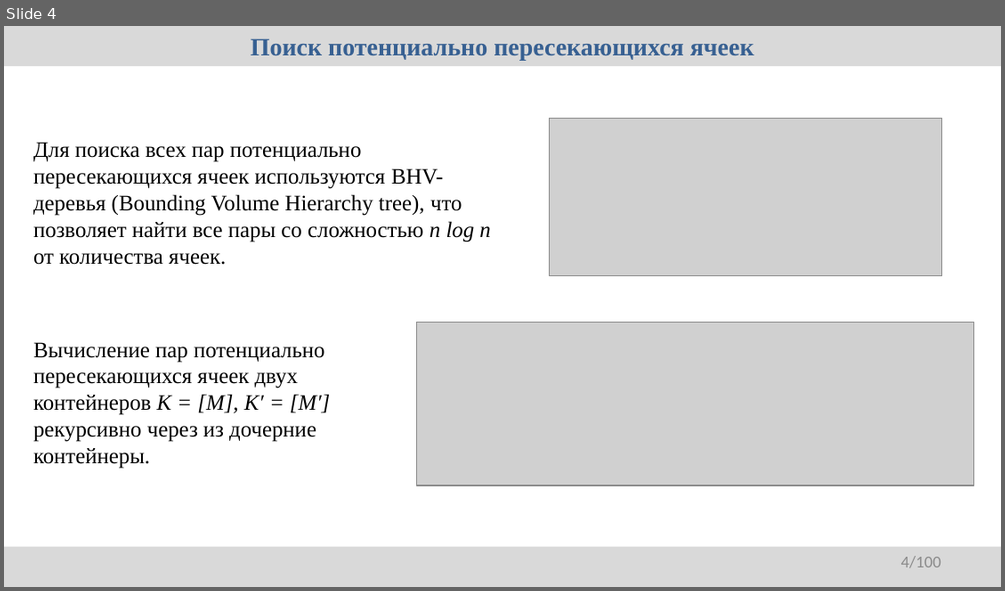
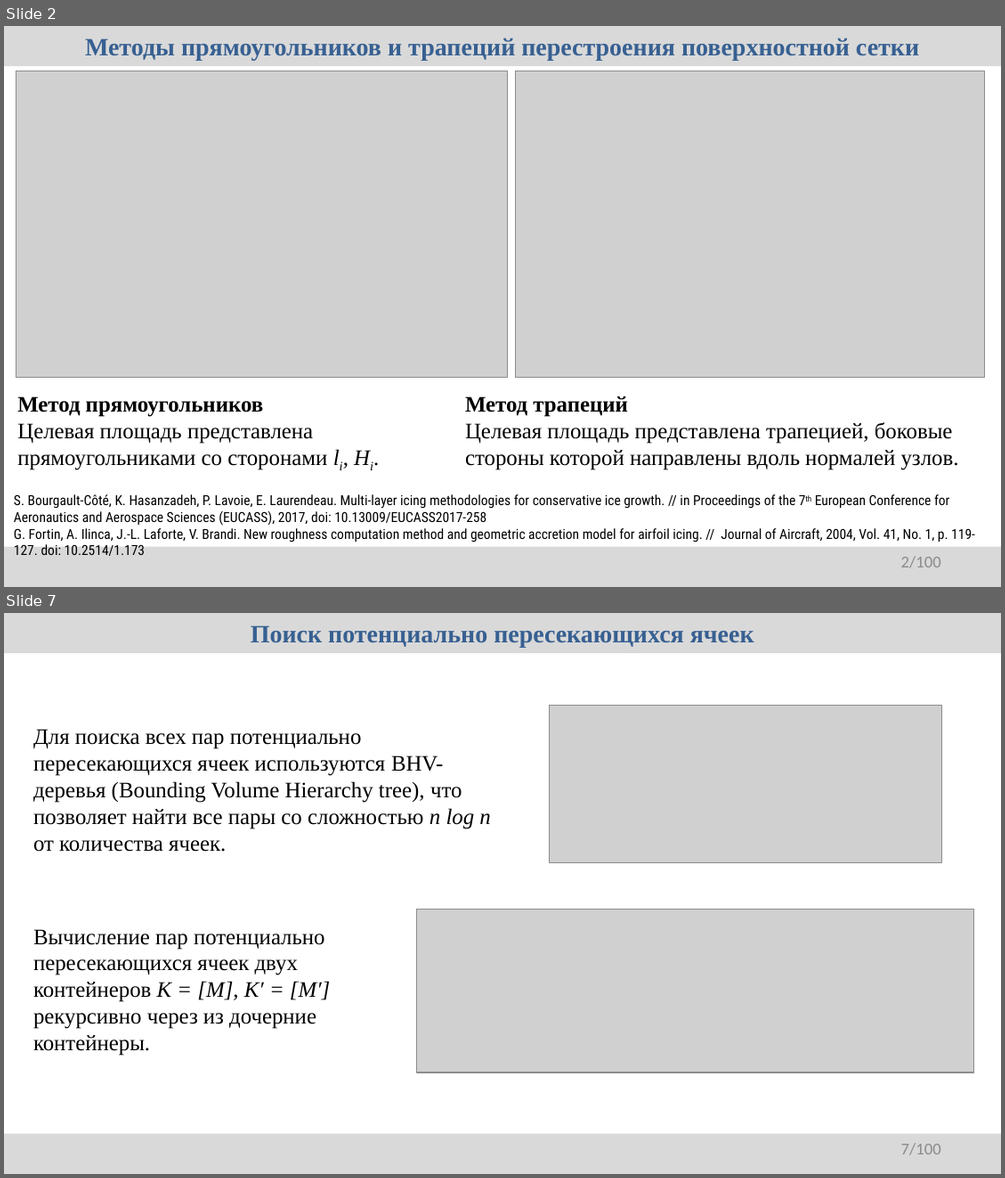
Before and after one commit to r-aax/phd, a slide deck: presentation/2025-10-20/rybakov.pptx. Shown one above the other, each under a label of ours: slide 4 before the commit, slides 2 and 7 after it; the slides between them are not shown. The pictures are 1005x591 and 1005x1178 pixels, drawn with LibreOffice and Linux fonts; fonts in the diff are those of the drawing; grey boxes stand for pictures. Boxes give left, top, right and bottom in pixels: in the first picture for what was removed or moved away, otherwise in the second. Text is boxed around its words. In the diff, an @@ line names an element or a change of style, - is before the commit and + after.

```diff
--- a/presentation/2025-10-20/rybakov.pptx
+++ b/presentation/2025-10-20/rybakov.pptx
@@ slide 2 added at box(4, 26, 1001, 587), background #FFFFFF @@
@@ rectangle added at box(4, 26, 1001, 66), fill #D9D9D9, 18 pt, text #376092, bold @@
+Методы прямоугольников и трапеций перестроения поверхностной сетки
@@ picture added at box(16, 70, 508, 377) @@
@@ picture added at box(516, 70, 985, 377) @@
@@ text added at box(17, 396, 327, 470), 16 pt, text #000000 @@
+Метод прямоугольников
+Целевая площадь представлена прямоугольниками со сторонами li, Hi.
@@ text added at box(465, 396, 959, 470), 16 pt, text #000000 @@
+Метод трапеций
+Целевая площадь представлена трапецией, боковые стороны которой направлены вдоль нормалей узлов.
@@ text added at box(14, 494, 975, 556), 10 pt, text #000000 @@
+S. Bourgault-Côté, K. Hasanzadeh, P. Lavoie, E. Laurendeau. Multi-layer icing methodologies for conservative ice growth. // in Proceedings of the 7th European Conference for Aeronautics and Aerospace Sciences (EUCASS), 2017, doi: 10.13009/EUCASS2017-258
+G. Fortin, A. Ilinca, J.-L. Laforte, V. Brandi. New roughness computation method and geometric accretion model for airfoil icing. // Journal of Aircraft, 2004, Vol. 41, No. 1, p. 119-127. doi: 10.2514/1.173
@@ rectangle added at box(4, 547, 1001, 586), fill #D9D9D9 @@
@@ page number added at box(901, 556, 941, 568), 12 pt, text #8C8C8C @@
+2/100
@@ what was slide 4 is now slide 7 @@
@@ page number at box(901, 1143, 941, 1155): text changed @@
-4/100
+7/100
```
Also in this commit, not shown: 4 slides changed, 2 other slides added, 4 other files.
